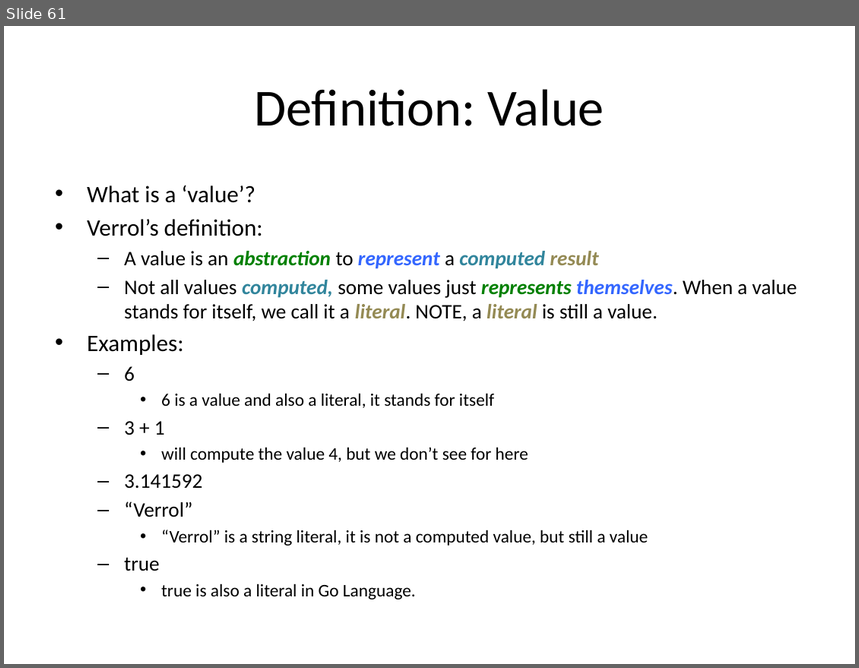
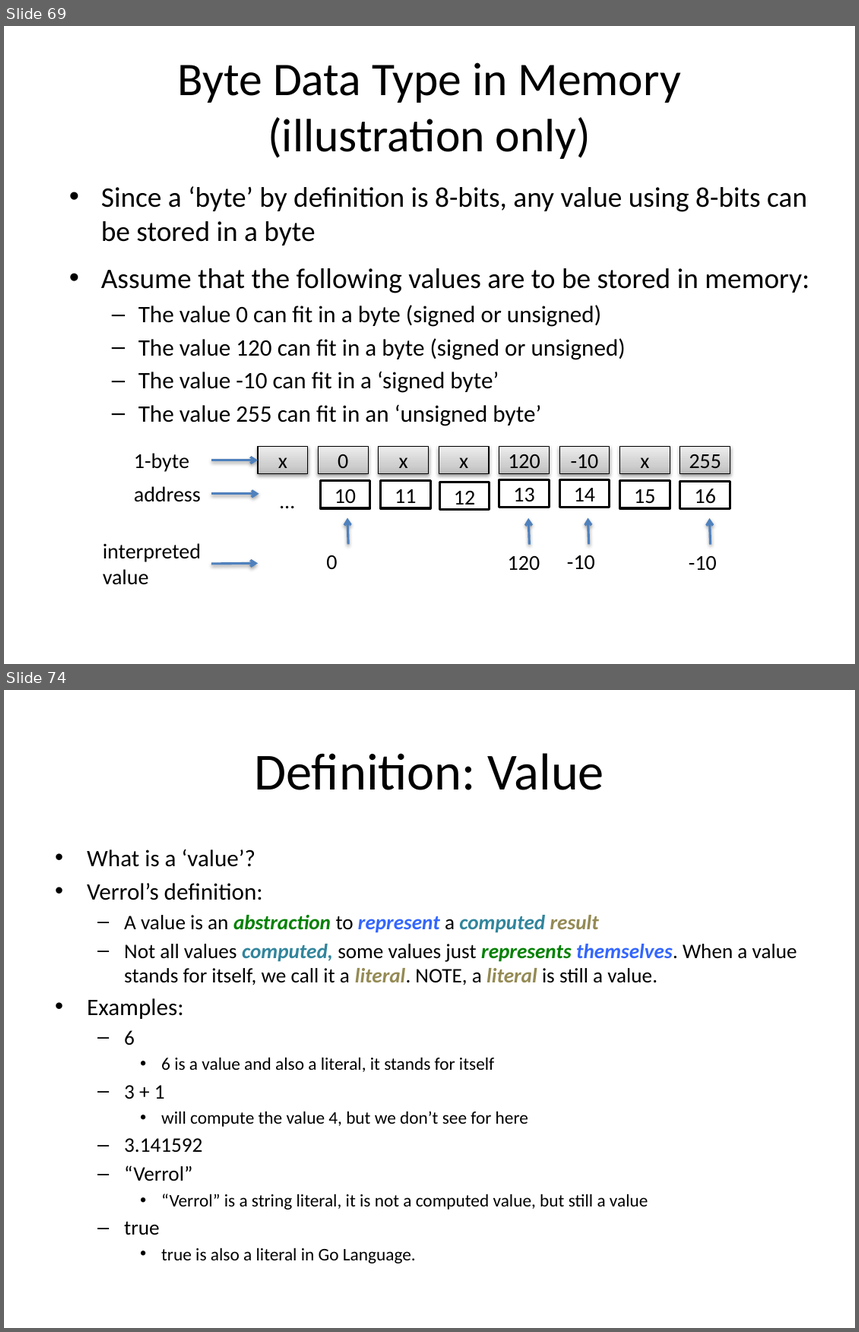
Before and after one commit to xiliax/go-lang-programming, a slide deck: doc/Go-Lang-Programming.pptx. Shown one above the other, each under a label of ours: slide 61 before the commit, slides 69 and 74 after it; the slides between them are not shown. The pictures are 859x668 and 859x1332 pixels, drawn with LibreOffice and Linux fonts; fonts in the diff are those of the drawing. Boxes give left, top, right and bottom in pixels: in the first picture for what was removed or moved away, otherwise in the second. Text is boxed around its words. In the diff, an @@ line names an element or a change of style, - is before the commit and + after.

Commit message:
c02s04 - Data and Data Types - Updated docs, slides, and code sample.

```diff
--- a/doc/Go-Lang-Programming.pptx
+++ b/doc/Go-Lang-Programming.pptx
@@ slide 69 added at (x1=4, y1=26, x2=855, y2=664), background #FFFFFF @@
@@ title added at (x1=178, y1=62, x2=680, y2=159), 39.6 pt, text #000000 @@
+Byte Data Type in Memory
+(illustration only)
@@ text added at (x1=101, y1=186, x2=807, y2=246), 24 pt, text #000000 @@
+• Since a ‘byte’ by definition is 8-bits, any value using 8-bits can be stored in a byte
@@ text added at (x1=101, y1=268, x2=810, y2=427), 20 pt, text #000000 @@
+• Assume that the following values are to be stored in memory:
+  – The value 0 can fit in a byte (signed or unsigned)
+  – The value 120 can fit in a byte (signed or unsigned)
+  – The value -10 can fit in a ‘signed byte’
+  – The value 255 can fit in an ‘unsigned byte’
@@ text added at (x1=134, y1=453, x2=189, y2=472), 18 pt, text #000000 @@
+1-byte
@@ rectangle added at (x1=258, y1=446, x2=308, y2=474), fill gradient #BDBDBD to #D1D1D1 to #EEEEEE, outline #000000 0.75 pt, 18 pt, text #000000 @@
+x
@@ rectangle added at (x1=318, y1=446, x2=368, y2=474), fill gradient #BDBDBD to #D1D1D1 to #EEEEEE, outline #000000 0.75 pt, 18 pt, text #000000 @@
+0
@@ rectangle added at (x1=379, y1=446, x2=429, y2=474), fill gradient #BDBDBD to #D1D1D1 to #EEEEEE, outline #000000 0.75 pt, 18 pt, text #000000 @@
+x
@@ rectangle added at (x1=439, y1=446, x2=489, y2=474), fill gradient #BDBDBD to #D1D1D1 to #EEEEEE, outline #000000 0.75 pt, 18 pt, text #000000 @@
+x
@@ rectangle added at (x1=500, y1=446, x2=550, y2=474), fill gradient #BDBDBD to #D1D1D1 to #EEEEEE, outline #000000 0.75 pt, 18 pt, text #000000 @@
+120
@@ rectangle added at (x1=560, y1=446, x2=610, y2=474), fill gradient #BDBDBD to #D1D1D1 to #EEEEEE, outline #000000 0.75 pt, 18 pt, text #000000 @@
+-10
@@ rectangle added at (x1=620, y1=446, x2=671, y2=474), fill gradient #BDBDBD to #D1D1D1 to #EEEEEE, outline #000000 0.75 pt, 18 pt, text #000000 @@
+x
@@ rectangle added at (x1=680, y1=446, x2=731, y2=474), fill gradient #BDBDBD to #D1D1D1 to #EEEEEE, outline #000000 0.75 pt, 18 pt, text #000000 @@
+255
@@ arrow added from (211, 460) to (258, 460), #4F81BD 2 pt @@
@@ rectangle added at (x1=321, y1=481, x2=371, y2=509), fill #FFFFFF, outline #000000 2 pt, 18 pt, text #000000 @@
+10
@@ rectangle added at (x1=380, y1=481, x2=430, y2=509), fill #FFFFFF, outline #000000 2 pt, 18 pt, text #000000 @@
+11
@@ rectangle added at (x1=500, y1=480, x2=550, y2=508), fill #FFFFFF, outline #000000 2 pt, 18 pt, text #000000 @@
+13
@@ rectangle added at (x1=560, y1=480, x2=610, y2=507), fill #FFFFFF, outline #000000 2 pt, 18 pt, text #000000 @@
+14
@@ rectangle added at (x1=620, y1=481, x2=671, y2=509), fill #FFFFFF, outline #000000 2 pt, 18 pt, text #000000 @@
+15
@@ rectangle added at (x1=680, y1=481, x2=731, y2=509), fill #FFFFFF, outline #000000 2 pt, 18 pt, text #000000 @@
+16
@@ text added at (x1=134, y1=487, x2=201, y2=503), 18 pt, text #000000 @@
+address
@@ arrow added from (211, 494) to (259, 494), #4F81BD 2 pt @@
@@ text added at (x1=272, y1=484, x2=294, y2=518), 18 pt, text #000000 @@
+…
@@ rectangle added at (x1=439, y1=482, x2=490, y2=509), fill #FFFFFF, outline #000000 2 pt, 18 pt, text #000000 @@
+12
@@ arrow added from (349, 544) to (348, 518), #4F81BD 2 pt @@
@@ arrow added from (529, 545) to (528, 518), #4F81BD 2 pt @@
@@ arrow added from (588, 544) to (588, 518), #4F81BD 2 pt @@
@@ arrow added from (711, 545) to (709, 518), #4F81BD 2 pt @@
@@ text added at (x1=103, y1=544, x2=201, y2=585), 18 pt, text #000000 @@
+interpreted
+value
@@ arrow added from (211, 564) to (258, 564), #4F81BD 2 pt @@
@@ text added at (x1=326, y1=556, x2=337, y2=569), 18 pt, text #000000 @@
+0
@@ text added at (x1=508, y1=556, x2=541, y2=570), 18 pt, text #000000 @@
+120
@@ text added at (x1=567, y1=556, x2=595, y2=570), 18 pt, text #000000 @@
+-10
@@ text added at (x1=689, y1=556, x2=717, y2=571), 18 pt, text #000000 @@
+-10
@@ what was slide 61 is now slide 74 @@
```
Also in this commit, not shown: 6 slides changed, 13 other slides added, 20 other files.
